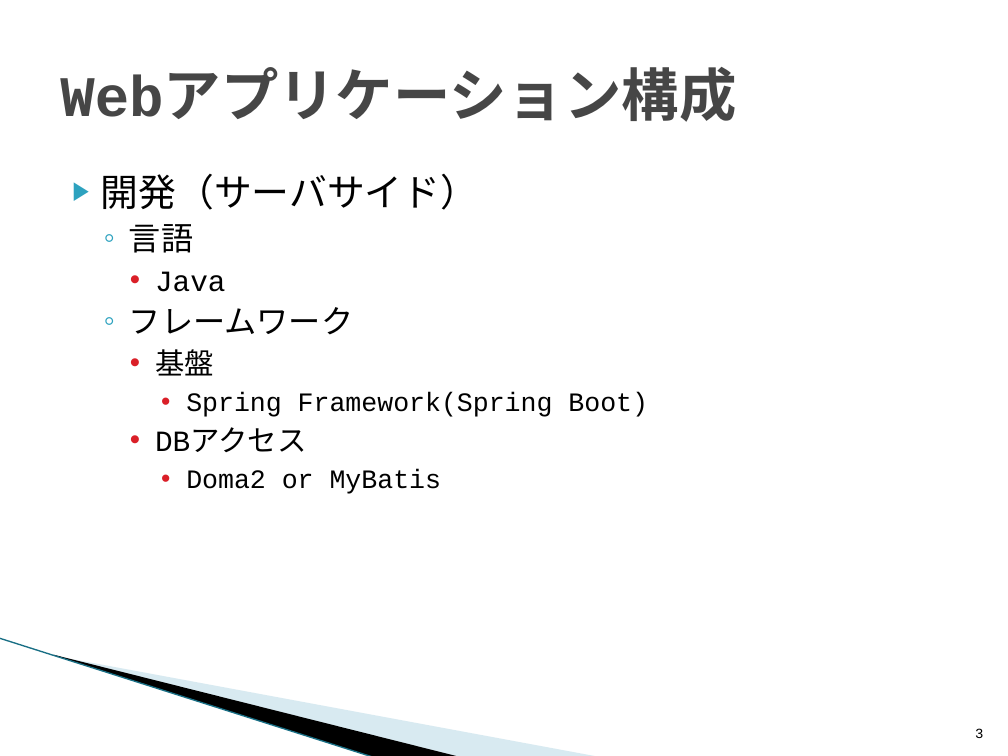
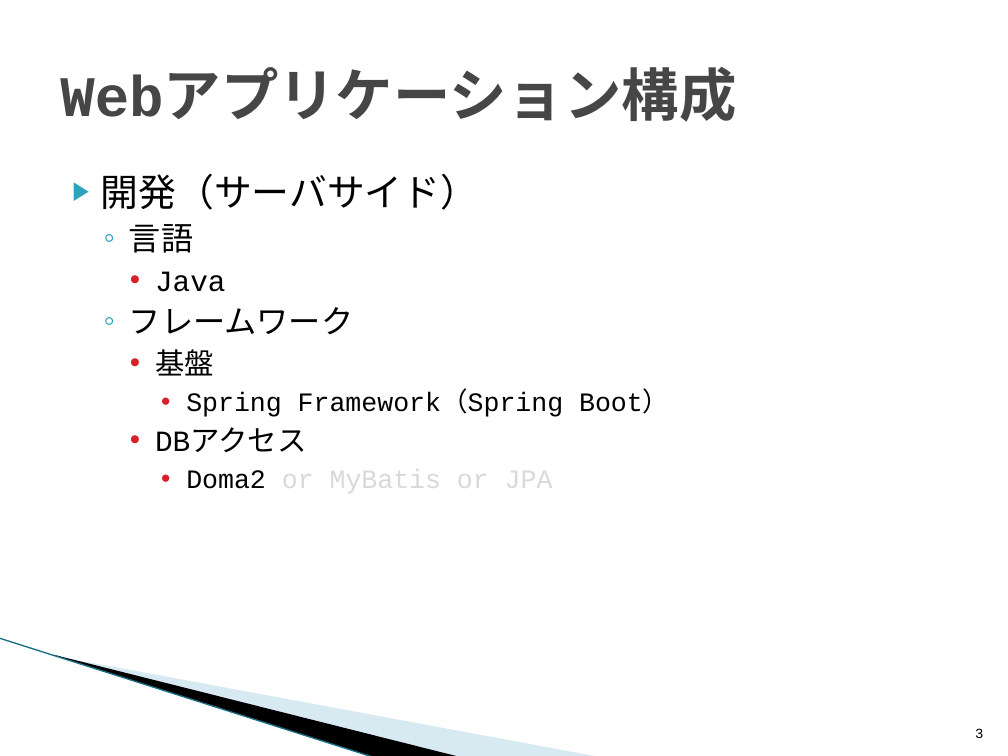
Before and after one commit to around7days/AppFreeMemo, a slide deck: slide 3 of Webアプリケーション構成.pptx. Drawn at 1008x756 pixels with LibreOffice and Linux fonts; fonts in the diff are those of the drawing; background and template pictures are left out. Boxes give left, top, right and bottom in pixels: in the first picture for what was removed or moved away, otherwise in the second. Text is boxed around its words. In the diff, an @@ line names an element or a change of style, - is before the commit and + after.

```diff
--- a/Webアプリケーション構成.pptx
+++ b/Webアプリケーション構成.pptx
@@ text at [186, 393, 669, 417]: text changed @@
-      • Spring Framework(Spring Boot)
+      • Spring Framework（Spring Boot）
@@ text at [186, 467, 553, 497]: text changed; text colour #000000 to #D9D9D9 @@
-      • Doma2 or MyBatis
+      • Doma2 or MyBatis or JPA
```
Also in this commit, not shown: 1 other slide changed.
